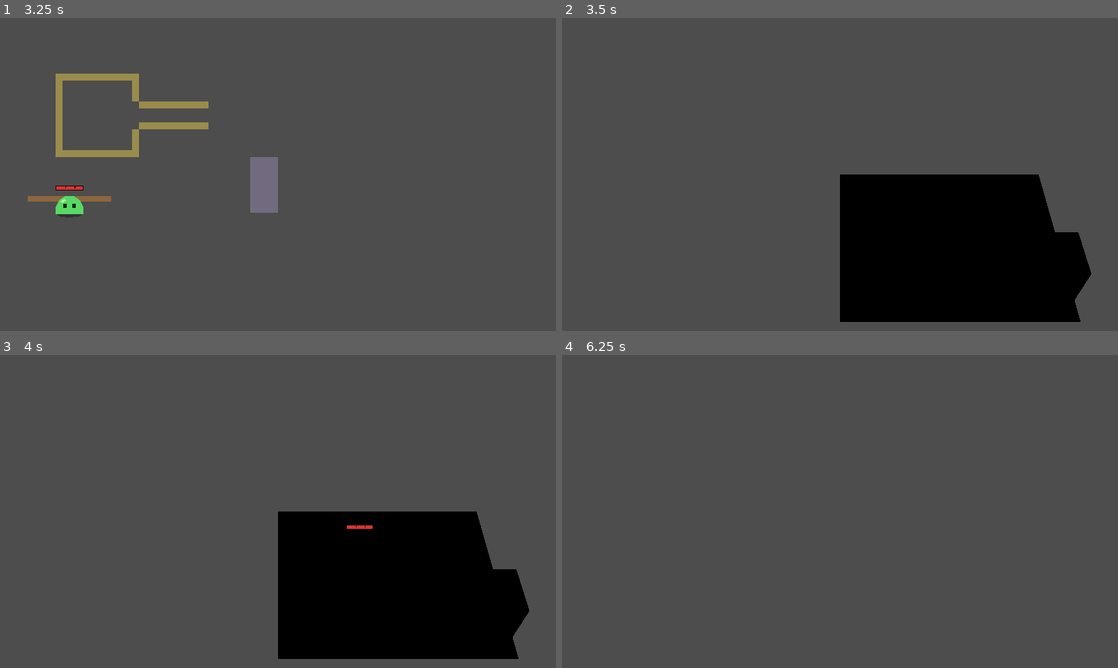
Above: before the commit, frames 1-4 (two rows, left to right).
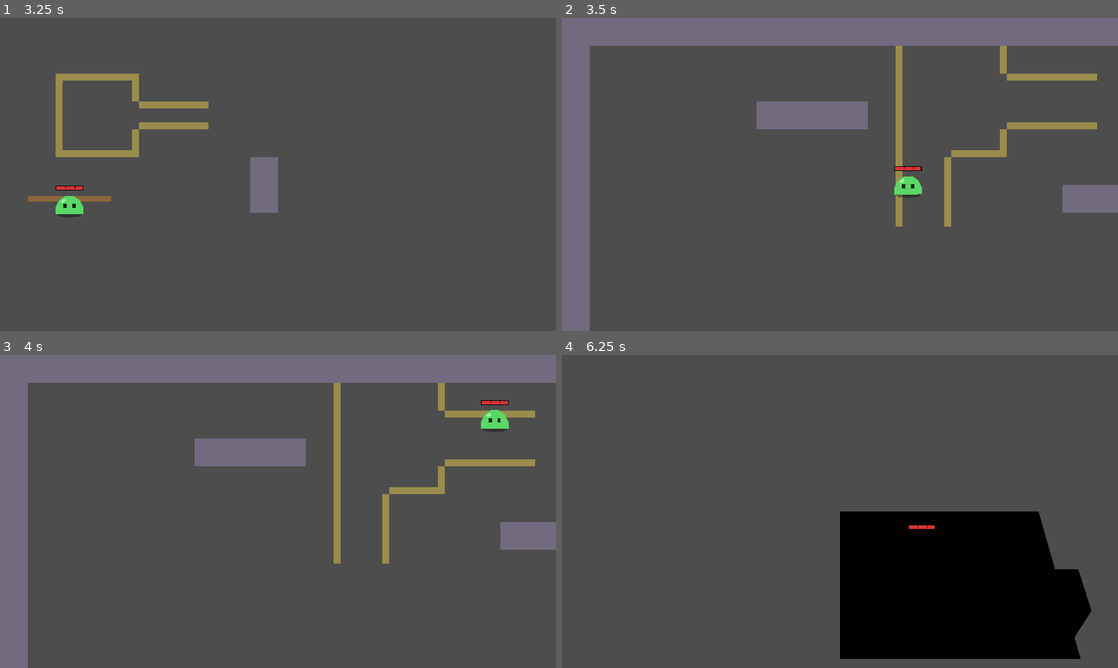
Above: after the commit, the same moments.

Repository: RyanAndrewsJR/uhgame
Game: Godot game, scene res://scenes/tests/view_test.tscn
Same seed, same stepped clock (60 frames per second), same inputs: the game is played once before the commit and once after it. This scene is started directly instead of the project's main scene.
Inputs (mouse positions are in pixels of both pictures, inside the frame that each line leads up to):
- Up to frame 1 (3.25 s): move the mouse to (400, 158) at 0.52 s; hold D (move_right) 0.53-1.28 s; tap E (ability_e) at 0.6 s; move the mouse to (166, 190) at 1.27 s; hold S (move_down) 1.28-2.03 s; tap Q (ability_q) at 1.35 s; move the mouse to (333, 105) at 2.02 s; hold D (move_right) 2.03-2.78 s; tap R (ability_r) at 2.1 s; tap Enter at 2.75 s; move the mouse to (250, 237) at 2.77 s; hold W (move_up) from 2.78 s (still down); right-click (250, 237) at 2.85 s
- Up to frame 2 (3.5 s): keep holding W (move_up)
- Up to frame 3 (4 s): move the mouse to (444, 558) at 3.52 s; release W (move_up) at 3.53 s; hold A (move_left) from 3.53 s (still down); click (444, 558) at 3.6 s
- Up to frame 4 (6.25 s): move the mouse to (673, 464) at 4.27 s; tap C (camera_center) at 4.35 s; move the mouse to (867, 511) at 5.02 s; release A (move_left) at 5.03 s; hold S (move_down) 5.03-5.78 s; tap Down (camera_down) at 5.1 s; move the mouse to (756, 433) at 5.77 s; hold D (move_right) from 5.78 s (still down); tap Left (camera_left) at 5.85 s

Frame 1 is identical in both runs. In frame 2, 37% of the frame differs, in the area x 0-100%, y 0-100%; in frame 3, 37%; in frame 4, 19%.

Commit message:
DUNGEONS.md: wings as runs, checkpoints, shuffled contents, puzzle framework, difficulty tiers, champion lens; +world query fixes

Diff:
--- a/game/scripts/autoload/world_query.gd
+++ b/game/scripts/autoload/world_query.gd
@@ -6,6 +6,8 @@
 
 ## Collision layer 1: walls and pillars.
 const WORLD_MASK := 1
+## push_out() looks in this many directions on each ring (1 px apart).
+const PUSH_OUT_DIRECTIONS := 16
 
 
 ## True if nothing on `mask` (default: the world layer, i.e. walls) lies on
@@ -43,11 +45,15 @@
 ## Where a circle of `radius` px can stand at or near `target` without
 ## overlapping anything on `mask`, on the side of `from` (WORLD_INTERACTION.md;
 ## built in 3D pivot P9 for a knock-up's landing): `target` if it's free,
-## else the first free point stepping back toward `from`, else `from`. Units
-## aren't on these layers, so they never count.
+## else the shortest move that frees it (push_out()), else the first free
+## point stepping back toward `from`, else `from`. Units aren't on these
+## layers, so they never count.
 func resolve_valid_position(target: Vector2, from: Vector2, radius: float, mask: int = WORLD_MASK) -> Vector2:
 	if is_point_free(target, radius, mask):
 		return target
+	var pushed := push_out(target, from, radius, mask)
+	if pushed.is_finite():
+		return pushed
 	var length := target.distance_to(from)
 	var step := 2.0
 	var travelled := step
@@ -72,3 +78,50 @@
 	params.collision_mask = mask
 	params.collide_with_areas = false
 	return world.direct_space_state.intersect_shape(params, 1).is_empty()
+
+
+## The shortest move (rings 1 px apart, out to twice `radius`) that frees a
+## circle of `radius` px at `point` from what it overlaps on `mask`, its
+## center crossing nothing on the way; Vector2.INF if there's none (P9 fix,
+## 2026-10-03: a knock-up landing on stairs with its body over their side's
+## ledge went all the way back along its push). The center decides: if only
+## the body overlaps (a ramp's or stairs' side, a cliff's rim beside it), the
+## unit stays on the ground its center is over. If the center itself is
+## inside (a fence, a ledge's strip), the move never goes farther along the
+## push (from `from` to `point`): it comes out on the side it came from. Of
+## equally short moves, the one nearest `from`.
+func push_out(point: Vector2, from: Vector2, radius: float, mask: int = WORLD_MASK) -> Vector2:
+	var world := get_tree().root.world_2d
+	if world == null:
+		return Vector2.INF
+	var space := world.direct_space_state
+	var at_center := PhysicsPointQueryParameters2D.new()
+	at_center.position = point
+	at_center.collision_mask = mask
+	var center_inside := not space.intersect_point(at_center, 1).is_empty()
+	var push_dir := (point - from).normalized()
+	var circle := CircleShape2D.new()
+	circle.radius = maxf(radius, 0.5)
+	var params := PhysicsShapeQueryParameters2D.new()
+	params.shape = circle
+	params.collision_mask = mask
+	params.collide_with_areas = false
+	var ray := PhysicsRayQueryParameters2D.create(point, point, mask)
+	for d in range(1, ceili(circle.radius * 2.0) + 2):
+		var best := Vector2.INF
+		for i in PUSH_OUT_DIRECTIONS:
+			var dir := Vector2.from_angle(TAU * i / PUSH_OUT_DIRECTIONS)
+			if center_inside and dir.dot(push_dir) > 0.01:
+				continue
+			var candidate := point + dir * d
+			params.transform = Transform2D(0.0, candidate)
+			if not space.intersect_shape(params, 1).is_empty():
+				continue
+			ray.to = candidate
+			if not space.intersect_ray(ray).is_empty():
+				continue
+			if not best.is_finite() or candidate.distance_squared_to(from) < best.distance_squared_to(from):
+				best = candidate
+		if best.is_finite():
+			return best
+	return Vector2.INF
--- a/game/scripts/tests/view_test.gd
+++ b/game/scripts/tests/view_test.gd
@@ -54,7 +54,9 @@
 ## collider; ledges stop walking and the dash, not projectiles or sight; a
 ## path to the top of a plateau with no way up ends below it (Judgement's
 ## walk into range); a knock-up carries a unit over a fence and a ledge,
-## walls still stop it, and it lands back out of a fence; the perch gives
+## walls still stop it, and it lands back out of a fence; on the 3D sandbox's
+## stairs and ramp, a landing off their middle is nudged onto them, not sent
+## back along its push (the P9 fix); the perch gives
 ## elevated by the unit's feet; under the view, the ground's height under the
 ## floor, the top and the ramp, a unit's view standing on the plateau, the
 ## knock-up's arc, the floor drawings' window covering lower floor; the 3D
@@ -105,6 +107,7 @@
 	_test_airborne_status()
 	await _test_ledges()
 	await _test_airborne_moves()
+	await _test_landing_off_center()
 	await _test_perch()
 	await _test_terrain_in_view()
 	_test_terrain_sandbox()
@@ -1763,14 +1766,25 @@
 	holder.free()
 
 	# Judgement's walk into range (ABILITIES, UNIT targeting): it follows a path,
-	# and a plateau with no way up is an island of the navmesh.
+	# and a plateau with no way up is an island of the navmesh. On a map of its
+	# own: maps sync asynchronously, so under load the shared map can still hold
+	# the last fixture's region (its ramp leads up) for a few frames.
 	var island := await _terrain_room(_terrain_layout(false))
 	var island_room := island.get_child(0) as Room
-	await get_tree().physics_frame
-	var path := NavigationServer2D.map_get_path(island_room.nav_region.get_navigation_map(), _px(1.0, 3.5), _px(3.5, 3.5), true)
-	_check("a path to the top of a plateau with no way up ends at its foot, within 2 m, not on the island (what Judgement's walk into range follows)",
-		path.size() > 0 and not Rect2(2.0, 2.0, 3.0, 3.0).has_point(Vector2(Units.px_to_m(path[path.size() - 1].x), Units.px_to_m(path[path.size() - 1].y))) and Units.px_to_m(path[path.size() - 1].distance_to(_px(3.5, 3.5))) < 2.0, true)
+	var map := NavigationServer2D.map_create()
+	NavigationServer2D.map_set_cell_size(map, island_room.nav_region.navigation_polygon.cell_size)
+	NavigationServer2D.map_set_active(map, true)
+	island_room.nav_region.set_navigation_map(map)
+	for i in 120:
+		await get_tree().physics_frame
+		if NavigationServer2D.map_get_iteration_id(map) > 0:
+			break
+	var path := NavigationServer2D.map_get_path(map, _px(1.0, 3.5), _px(3.5, 3.5), true)
+	var path_end := Vector2(Units.px_to_m(path[path.size() - 1].x), Units.px_to_m(path[path.size() - 1].y)) if path.size() > 0 else Vector2.INF
+	_check("a path to the top of a plateau with no way up ends at its foot, within 2 m, not on the island (what Judgement's walk into range follows), at %s" % path_end,
+		path.size() > 0 and not Rect2(2.0, 2.0, 3.0, 3.0).has_point(path_end) and path_end.distance_to(Vector2(3.5, 3.5)) < 2.0, true)
 	island.free()
+	NavigationServer2D.free_rid(map)
 
 
 func _test_airborne_moves() -> void:
@@ -1803,6 +1817,52 @@
 	var landed: Vector2 = await push.call(_px(2.5, 7.3), Vector2(0.0, -28.0), true)
 	_check("a knock-up that would land inside the fence lands back out of it, on the side it came from",
 		WorldQuery.is_point_free(landed, 11.0, 64) and Units.px_to_m(landed.y) > 6.6, true)
+	holder.free()
+
+
+## Ryan's P9 check (2026-10-03): a unit knocked onto the stairs or the ramp
+## was sent back to where its push started. Their side ledges leave a 14 px
+## slime's center a band 0.6 m wide; a landing outside it went back along the
+## whole push line. Now the shortest move out (WorldQuery.push_out()).
+func _test_landing_off_center() -> void:
+	_section("A knock-up landing on stairs and a ramp (P9 fix; 3D.md, Airborne)")
+	var sandbox := (load("res://scenes/rooms/sandbox_3d.tscn") as PackedScene).instantiate() as RoomLayout
+	sandbox.get_node("Markers").free()   # the terrain alone: no units, no perch
+	for helper in ["SandboxReactions", "SandboxAbilities", "SandboxAugments", "SandboxTalents"]:
+		sandbox.get_node(helper).free()
+	var holder := await _terrain_room(sandbox)
+	var room := holder.get_child(0) as Room
+	var slime := (load("res://scenes/enemies/slime.tscn") as PackedScene).instantiate() as Unit
+	slime.set(&"passive", true)
+	room.get_node("Entities").add_child(slime)
+	var knock := func(at_m: Vector2, by_m: Vector2) -> Vector2:
+		slime.status_component.remove_status(&"airborne")
+		_place(slime, _px(at_m.x, at_m.y))
+		await get_tree().physics_frame
+		slime.status_component.apply_status(AIRBORNE_STATUS, null, 1.0)
+		slime.movement.displace(_px(by_m.x, by_m.y) / 0.25, 0.25)
+		for i in 25:
+			await get_tree().physics_frame
+		return Vector2(Units.px_to_m(slime.global_position.x), Units.px_to_m(slime.global_position.y))
+	var free_there := func(at_m: Vector2) -> bool:
+		return WorldQuery.is_point_free(_px(at_m.x, at_m.y), 14.0, MovementComponent.LANDING_BLOCKING_MASK)
+	var stairs: Vector2 = await knock.call(Vector2(12.75, 4.5), Vector2(-0.33, 1.97))
+	_check("knocked off the plateau onto the stairs a little west of their middle: it stays on the stairs, nudged sideways off their side's ledge (was: back up near its start), at %s" % stairs,
+		stairs.y > 6.4 and stairs.x > 12.6 and stairs.x < 12.8 and free_there.call(stairs), true)
+	var ramp: Vector2 = await knock.call(Vector2(15.8, 2.65), Vector2(2.0, 0.0))
+	_check("onto the ramp a little north of its middle: on the ramp, moved a few px (was: back to its start), at %s" % ramp,
+		ramp.x > 17.6 and ramp.y > 2.65 and ramp.y < 2.8 and free_there.call(ramp), true)
+	var strip: Vector2 = await knock.call(Vector2(12.75, 4.5), Vector2(-0.6, 1.91))
+	_check("its center inside the stairs' side ledge: it comes out onto the stairs, the side it came from, at %s" % strip,
+		strip.y > 6.3 and strip.x > 12.65 and strip.x < 12.8 and free_there.call(strip), true)
+	var rim_top: Vector2 = await knock.call(Vector2(15.0, 2.9), Vector2(0.0, 2.0))
+	_check("pushed from the plateau's middle to its rim (center in the ledge): back on top, just inside it, at %s" % rim_top,
+		rim_top.y > 4.0 and rim_top.y < 4.75 and free_there.call(rim_top), true)
+	var rim_below: Vector2 = await knock.call(Vector2(15.0, 6.9), Vector2(0.0, -2.0))
+	_check("pushed from below to the same rim: back below, at %s" % rim_below,
+		rim_below.y > 5.0 and rim_below.y < 6.0 and free_there.call(rim_below), true)
+	var off: Vector2 = await knock.call(Vector2(15.0, 4.3), Vector2(0.0, 2.0))
+	_check_near("from the plateau's edge it still goes off the cliff, the full 2 m", off.y, 6.3, 0.02)
 	holder.free()
 
 
Not shown, changed: CLAUDE.md
Not shown, changed: docs/3D.md
Not shown, changed: docs/ALLIES.md
Not shown, changed: docs/CHAMPIONS.md
Not shown, changed: docs/CHANGELOG.md
Not shown, changed: docs/COMPANIONS.md
Not shown, changed: docs/DECISIONS.md
Not shown, added: docs/DUNGEONS.md
Not shown, changed: docs/LOOT.md
Not shown, changed: docs/VISION.md
Not shown, changed: docs/WORLD_INTERACTION.md
